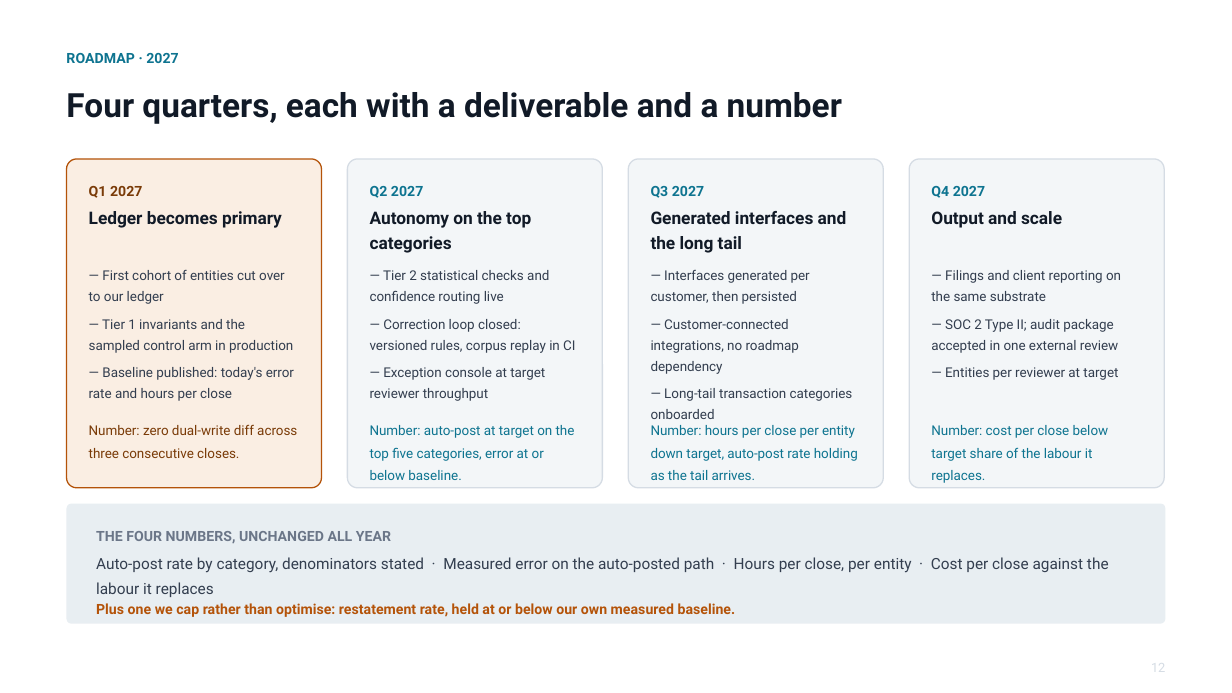
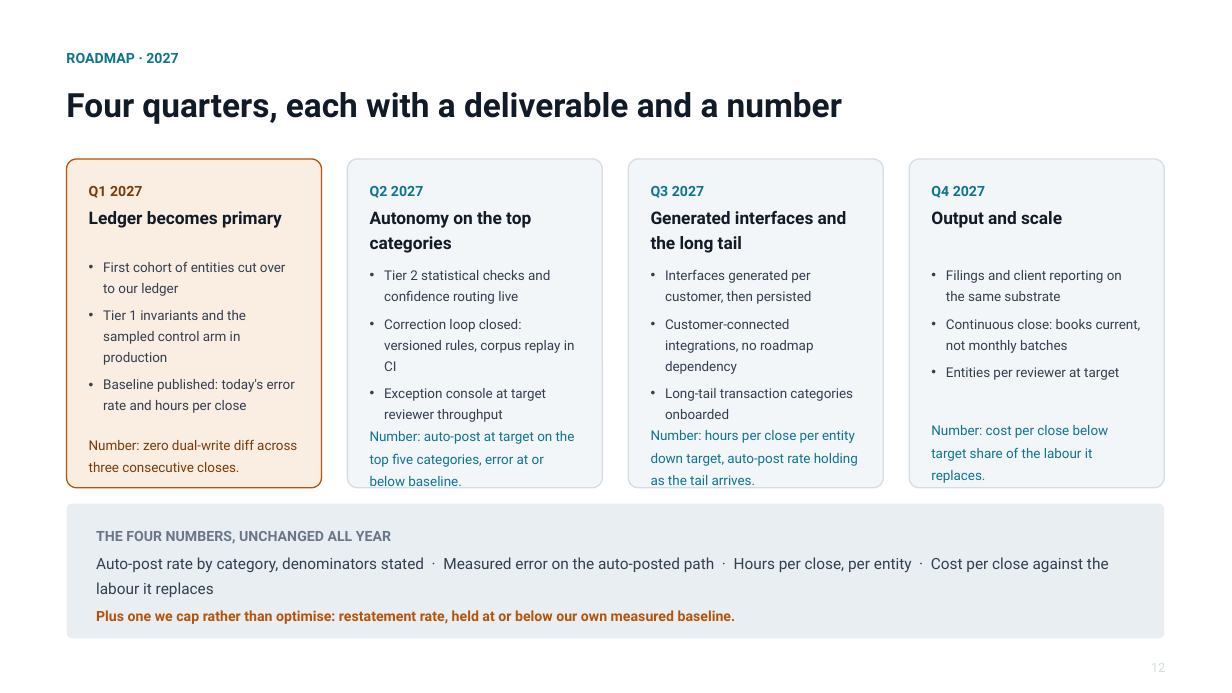
Before and after one commit to cllu/aimi-accounting-software-proposal, a slide deck: slide 13 of agent-native-accounting-deck.pptx. Drawn at 1232x693 pixels with LibreOffice and Linux fonts; fonts in the diff are those of the drawing. Boxes give left, top, right and bottom in pixels: in the first picture for what was removed or moved away, otherwise in the second. Text is boxed around its words. In the diff, an @@ line names an element or a change of style, - is before the commit and + after.

```diff
--- a/agent-native-accounting-deck.pptx
+++ b/agent-native-accounting-deck.pptx
@@ text at <box>103,262,295,413</box>: text changed @@
-— First cohort of entities cut over to our ledger
-— Tier 1 invariants and the sampled control arm in production
-— Baseline published: today's error rate and hours per close
+• First cohort of entities cut over to our ledger
+• Tier 1 invariants and the sampled control arm in production
+• Baseline published: today's error rate and hours per close
@@ text at <box>384,270,575,422</box>: text changed @@
-— Tier 2 statistical checks and confidence routing live
-— Correction loop closed: versioned rules, corpus replay in CI
-— Exception console at target reviewer throughput
+• Tier 2 statistical checks and confidence routing live
+• Correction loop closed: versioned rules, corpus replay in CI
+• Exception console at target reviewer throughput
@@ text at <box>665,270,853,419</box>: text changed @@
-— Interfaces generated per customer, then persisted
-— Customer-connected integrations, no roadmap dependency
-— Long-tail transaction categories onboarded
+• Interfaces generated per customer, then persisted
+• Customer-connected integrations, no roadmap dependency
+• Long-tail transaction categories onboarded
@@ text at <box>946,270,1141,380</box>: text changed @@
-— Filings and client reporting on the same substrate
-— SOC 2 Type II; audit package accepted in one external review
-— Entities per reviewer at target
+• Filings and client reporting on the same substrate
+• Continuous close: books current, not monthly batches
+• Entities per reviewer at target
@@ text "Number: zero dual-write diff across ...": place and size @@
-text "Number: zero dual-write diff across ..." at <box>89,424,297,458</box>
+text "Number: zero dual-write diff across ..." at <box>89,439,297,472</box>
@@ text "Number: auto-post at target on ...": place and size @@
-text "Number: auto-post at target on ..." at <box>370,425,575,480</box>
+text "Number: auto-post at target on ..." at <box>370,431,575,486</box>
@@ text "Number: hours per close per ...": place and size @@
-text "Number: hours per close per ..." at <box>651,425,858,480</box>
+text "Number: hours per close per ..." at <box>651,430,858,485</box>
@@ rounded rectangle: place and size @@
-rounded rectangle at <box>67,504,1165,624</box>
+rounded rectangle at <box>67,504,1165,639</box>
@@ text "Plus one we cap rather ...": place and size @@
-text "Plus one we cap rather ..." at <box>96,603,736,617</box>
+text "Plus one we cap rather ..." at <box>96,610,736,624</box>
```
Also in this commit, not shown: 7 other slides changed, 1 other file.
